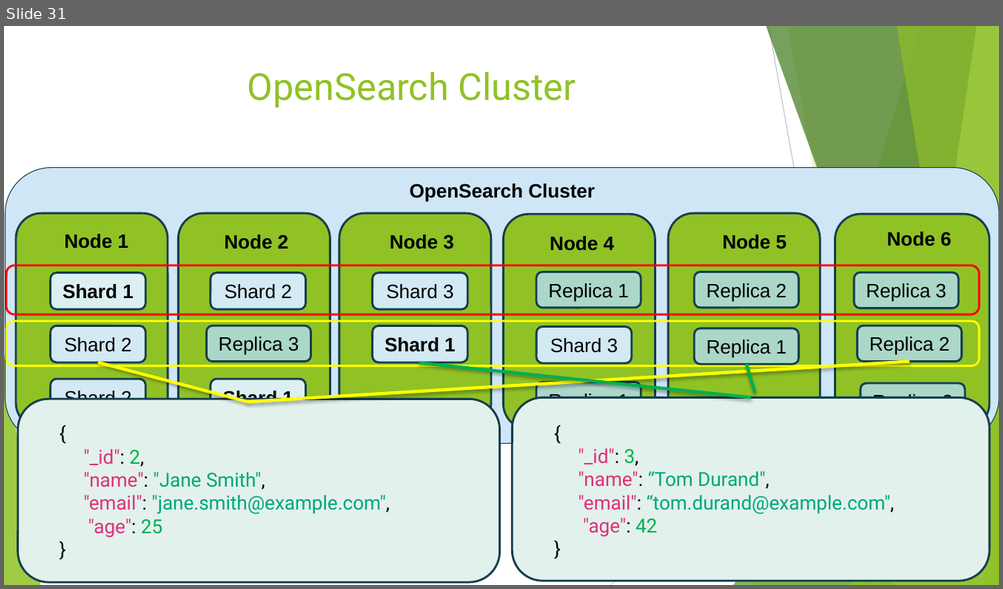
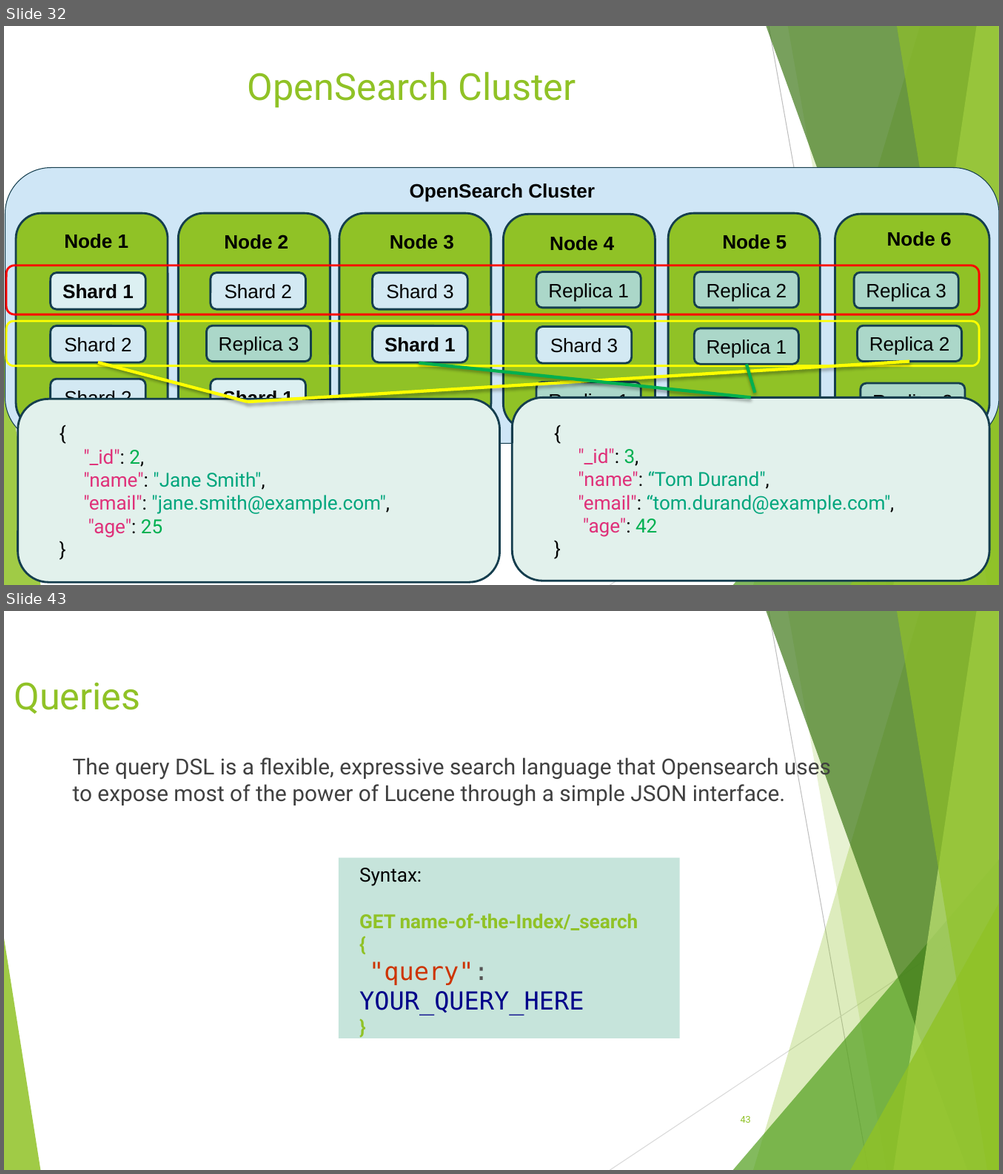
Before and after one commit to zwergon/ensg_search, a slide deck: docs/NoSQL introduction.pptx. Shown one above the other, each under a label of ours: slide 31 before the commit, slides 32 and 43 after it; the slides between them are not shown. The pictures are 1003x589 and 1003x1174 pixels, drawn with LibreOffice and Linux fonts; fonts in the diff are those of the drawing. Boxes give left, top, right and bottom in pixels: in the first picture for what was removed or moved away, otherwise in the second. Text is boxed around its words. In the diff, an @@ line names an element or a change of style, - is before the commit and + after.

```diff
--- a/docs/NoSQL introduction.pptx
+++ b/docs/NoSQL introduction.pptx
@@ slide 43 added at box(4, 611, 999, 1170), background #FFFFFF; not listed: 10 template elements that a slide beside it also shows @@
@@ title added at box(14, 682, 140, 714), 36 pt, text #90C226 @@
+Queries
@@ text added at box(73, 754, 831, 806), 21.3 pt, text #404040 @@
+The query DSL is a flexible, expressive search language that Opensearch uses to expose most of the power of Lucene through a simple JSON interface.
@@ rectangle added at box(338, 858, 679, 1039), fill #C6E4DB, 18.7 pt, text #90C226 @@
+Syntax:
+GET name-of-the-Index/_search
+{
+"query": YOUR_QUERY_HERE
+}
@@ page number added at box(740, 1116, 751, 1123), 9 pt, text #90C226 @@
+43
@@ what was slide 31 is now slide 32 @@
```
Also in this commit, not shown: 1 slide changed, 34 other slides added, 8 other files.
